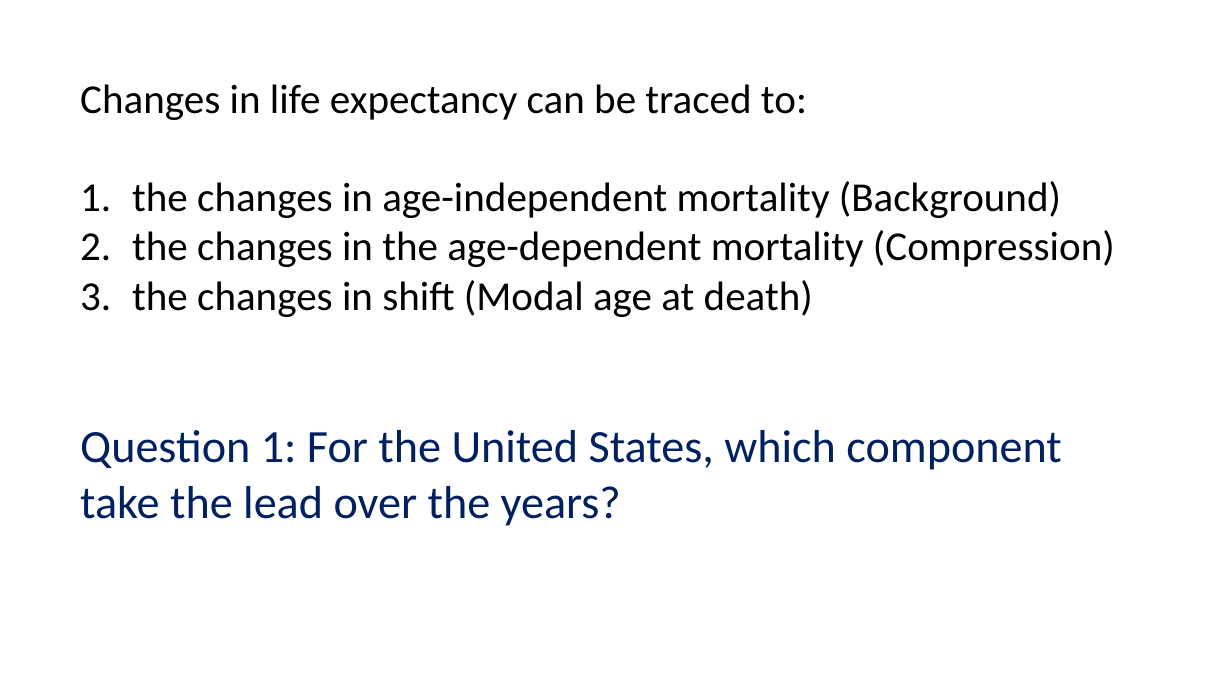
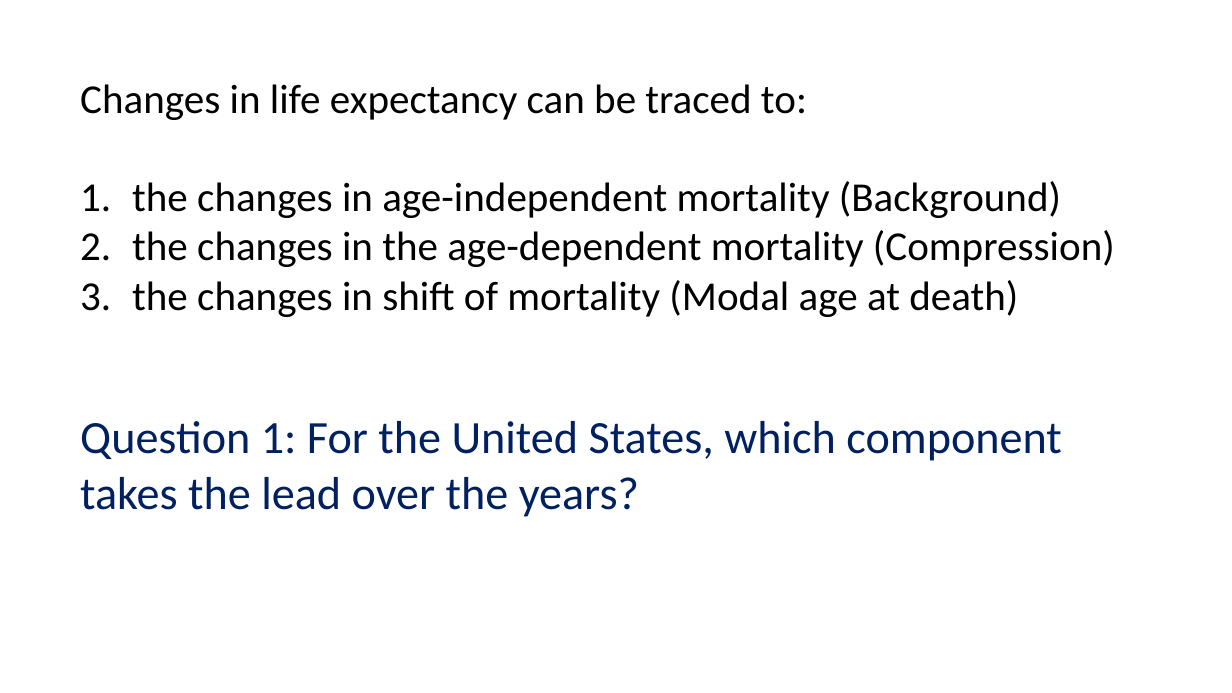
Before and after one commit to WenSu221/Gompertz_Decomp, a slide deck: slide 4 of What Changes in Life expectancy reveals about US.pptx. Drawn at 1232x693 pixels with LibreOffice and Linux fonts; fonts in the diff are those of the drawing. Boxes give left, top, right and bottom in pixels: in the first picture for what was removed or moved away, otherwise in the second. Text is boxed around its words. In the diff, an @@ line names an element or a change of style, - is before the commit and + after.

```diff
--- a/What Changes in Life expectancy reveals about US.pptx
+++ b/What Changes in Life expectancy reveals about US.pptx
@@ text at (132, 280, 1018, 317): text changed @@
-3. the changes in shift (Modal age at death)
+3. the changes in shift of mortality (Modal age at death)
@@ text at (80, 421, 1061, 517): text changed @@
-Question 1: For the United States, which component take the lead over the years?
+Question 1: For the United States, which component takes the lead over the years?
```
Also in this commit, not shown: 5 other slides changed, 1 other file.
